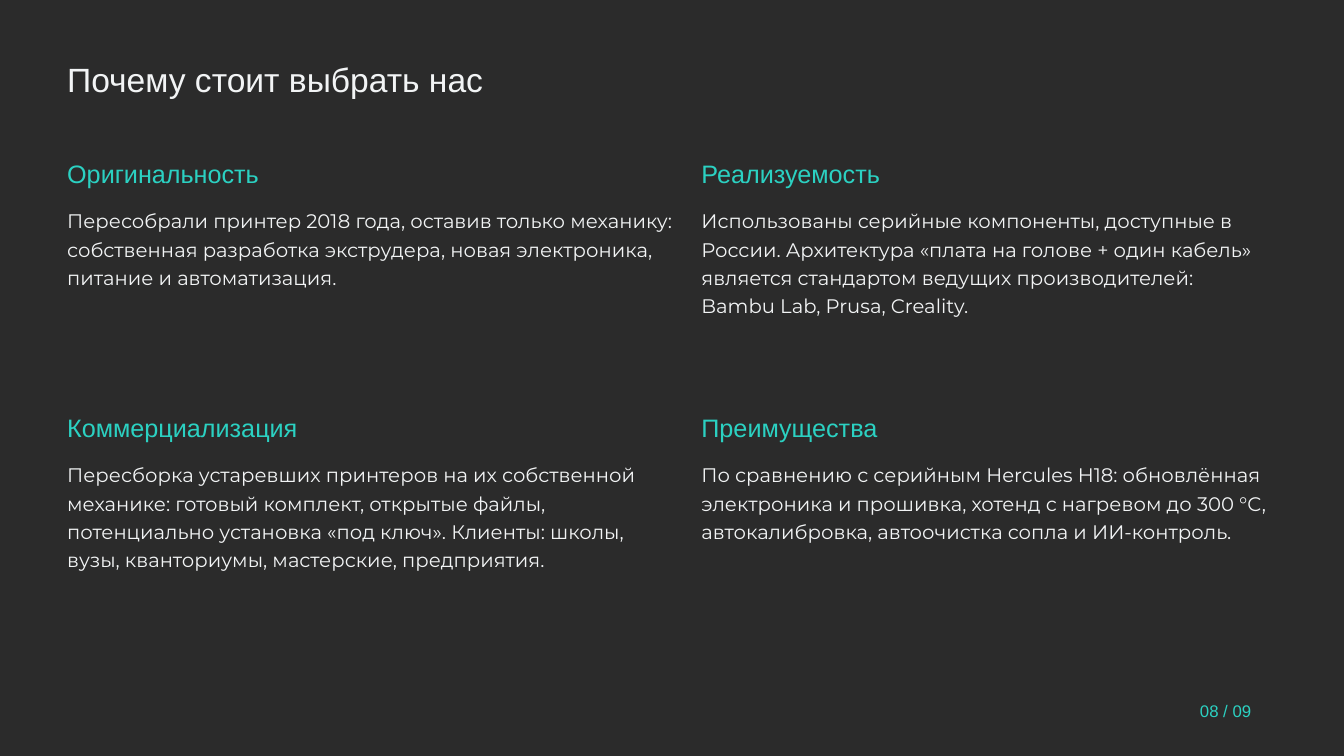
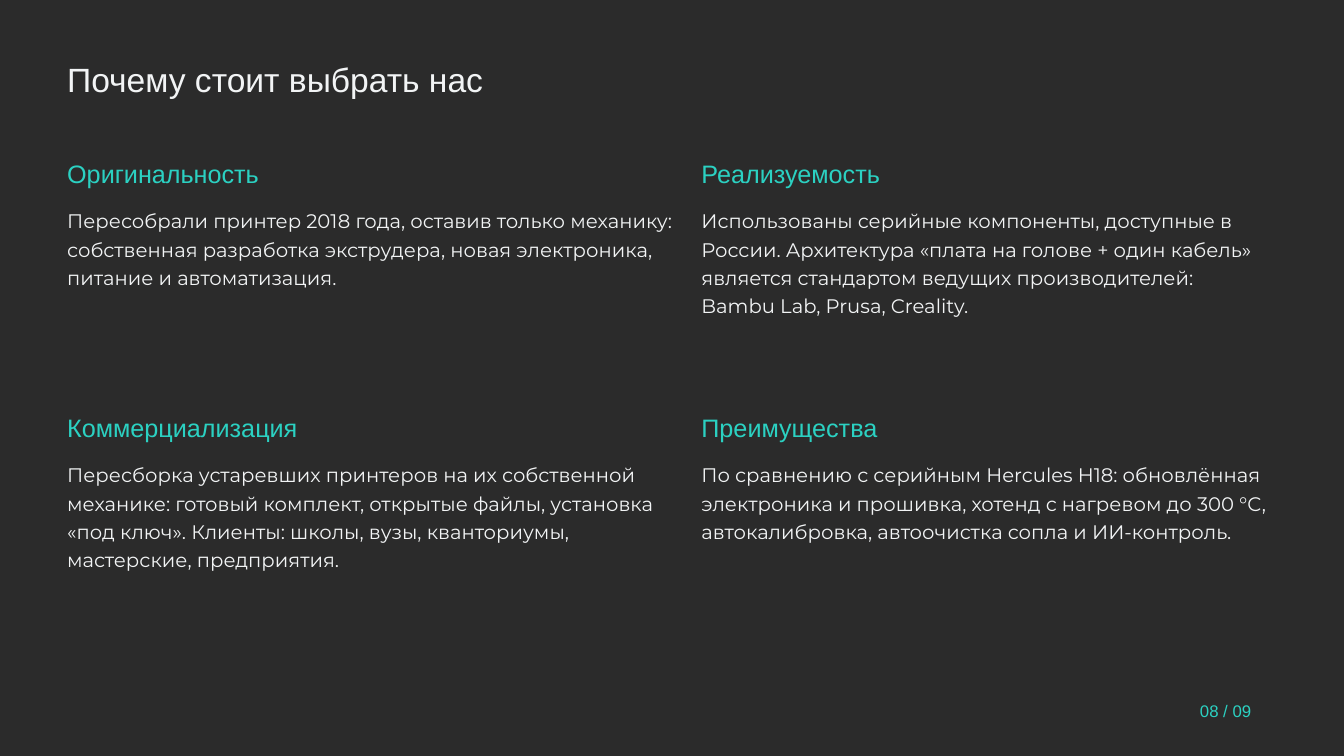
Before and after one commit to pmixay/3d-project, a slide deck: slide 8 of submission/Hefest_prezentaciya.pptx. Drawn at 1344x756 pixels with LibreOffice and Linux fonts; fonts in the diff are those of the drawing; background and template pictures are left out; a plain dark background stands for a picture behind light text. Boxes give left, top, right and bottom in pixels: in the first picture for what was removed or moved away, otherwise in the second. Text is boxed around its words. In the diff, an @@ line names an element or a change of style, - is before the commit and + after.

```diff
--- a/submission/Hefest_prezentaciya.pptx
+++ b/submission/Hefest_prezentaciya.pptx
@@ text at bbox=[67, 467, 653, 571]: text changed @@
-Пересборка устаревших принтеров на их собственной механике: готовый комплект, открытые файлы, потенциально установка «под ключ». Клиенты: школы, вузы, кванториумы, мастерские, предприятия.
+Пересборка устаревших принтеров на их собственной механике: готовый комплект, открытые файлы, установка «под ключ». Клиенты: школы, вузы, кванториумы, мастерские, предприятия.
```
Also in this commit, not shown: 2 other slides changed, 8 other files.
